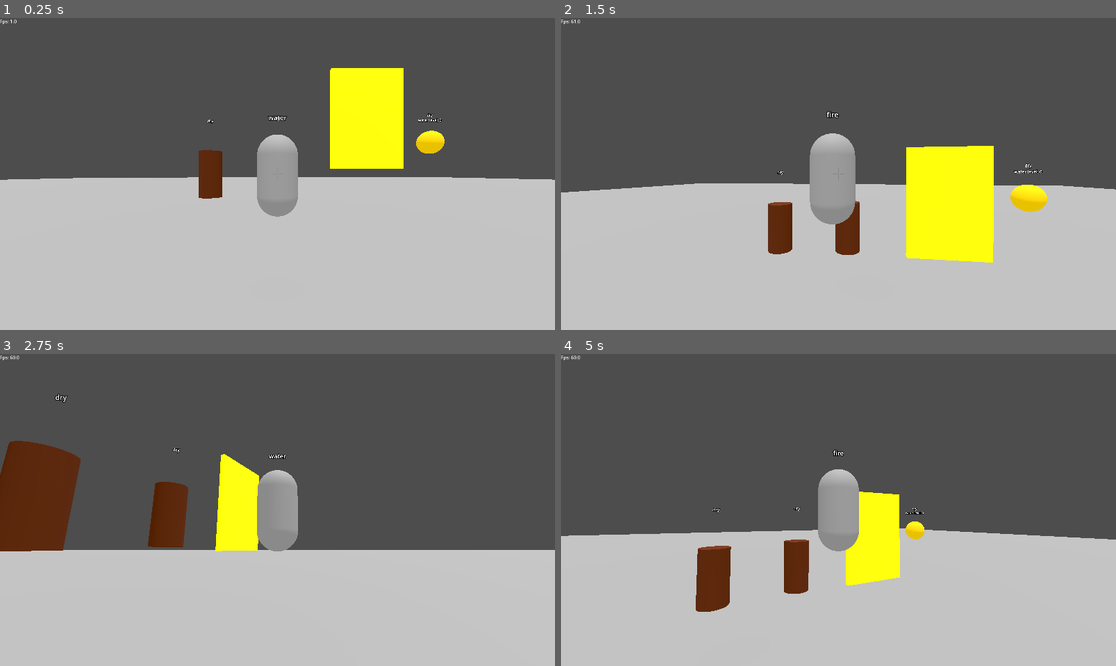
Above: before the commit, frames 1-4 (two rows, left to right).
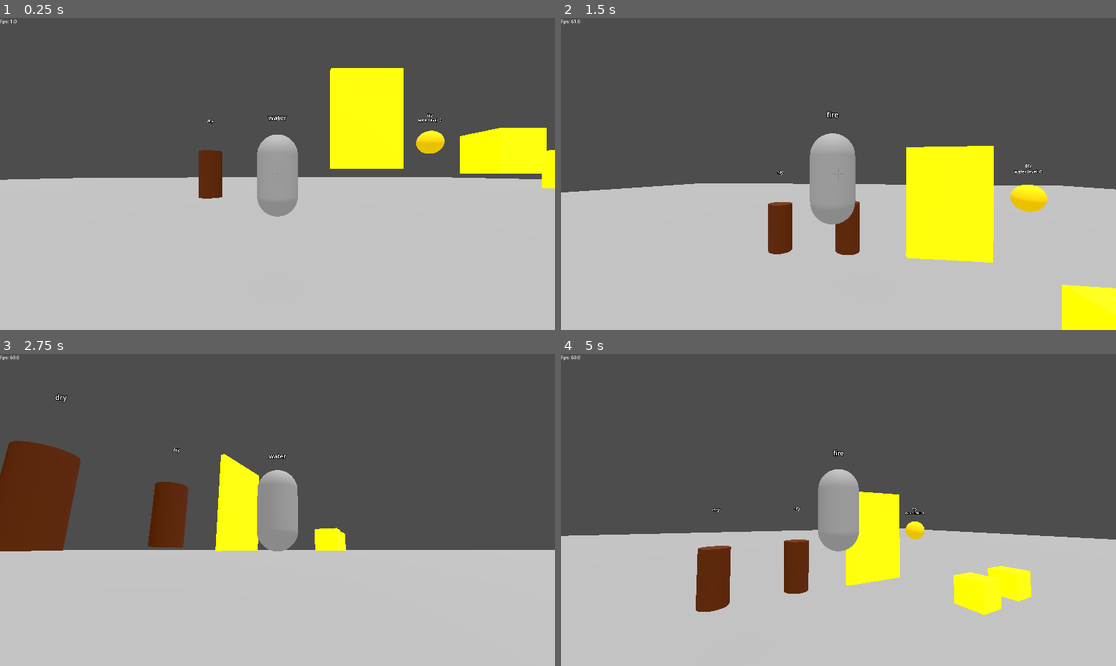
Above: after the commit, the same moments.

Repository: JZxAkuma/FIT2145-Game-Prototype-1
Game: Godot game, scene res://world.tscn
Same seed, same stepped clock (60 frames per second), same inputs: the game is played once before the commit and once after it.
Inputs (mouse positions are in pixels of both pictures, inside the frame that each line leads up to):
- Up to frame 1 (0.25 s): no input
- Up to frame 2 (1.5 s): tap Enter (ui_accept) at 0.5, 0.77 s; move the mouse to (866, 174) at 0.52 s; hold Right mouse button (aim) 0.53-1.28 s; hold Up (ui_up) from 0.53 s (still down); move the mouse to (810, 174) at 1.27 s; tap Mouse wheel down (scroll_down) at 1.35 s
- Up to frame 3 (2.75 s): keep holding Up (ui_up); tap Enter (ui_accept) at 1.52 s; move the mouse to (288, 503) at 2.02 s; tap Mouse wheel up (scroll_up) at 2.1 s
- Up to frame 4 (5 s): keep holding Up (ui_up); tap Enter (ui_accept) at 2.75, 3.02, 3.77, 4.52 s; move the mouse to (832, 516) at 2.77 s; click (832, 516) at 2.85 s; move the mouse to (877, 513) at 3.52 s; hold Right mouse button (aim) 3.53-4.28 s; move the mouse to (794, 506) at 4.27 s; tap Mouse wheel down (scroll_down) at 4.35 s

The runs differ from the first frame. In frame 1, 2.4% of the frame differs, in the area x 82-100%, y 35-55%; in frame 2, 1.4%; in frame 3, 0.4%; in frame 4, 1.6%.

Commit message:
More poo tweaks

Diff:
--- a/earth_wall.gd
+++ b/earth_wall.gd
@@ -4,6 +4,8 @@
 	wet,
 	erecting
 }
+
+var wetness = 0
 var state: states = states.erecting
 @export var erect_speed: float = 0.5
 @export var decay_speed : float = 0.1
@@ -16,7 +18,7 @@
 func _process(delta: float) -> void:
 	match state:
 		states.wet:
-			self.scale.y -= decay_speed * delta
+			self.scale.y -= decay_speed * wetness * delta
 			if self.scale.y <= MIN_SCALE:
 				self.scale.y = MIN_SCALE
 				self.queue_free()
@@ -30,8 +32,10 @@
 	$Label3D.text = str(states.keys()[state])
 
 func _set_wet():
+	wetness += 1
 	state = states.wet
 
 func _set_fire():
 	if state == states.wet:
+		wetness = 0
 		state = states.dry
--- a/world.tscn
+++ b/world.tscn
@@ -60,3 +60,9 @@
 
 [node name="kinematic door" parent="." instance=ExtResource("5_036b0")]
 transform = Transform3D(3.12097, 0, 0, 0, 4.37051, 0, 0, 0, 0.211135, 3.92343, 4, 0)
+
+[node name="kinematic door2" parent="." instance=ExtResource("5_036b0")]
+transform = Transform3D(1, 0, 0, 0, 1, 0, 0, 0, 1, 5.37098, 2.09042, 4.01288)
+
+[node name="kinematic door3" parent="." instance=ExtResource("5_036b0")]
+transform = Transform3D(1, 0, 0, 0, 1, 0, 0, 0, 1, 7.67451, 1.7073, 3.93045)
